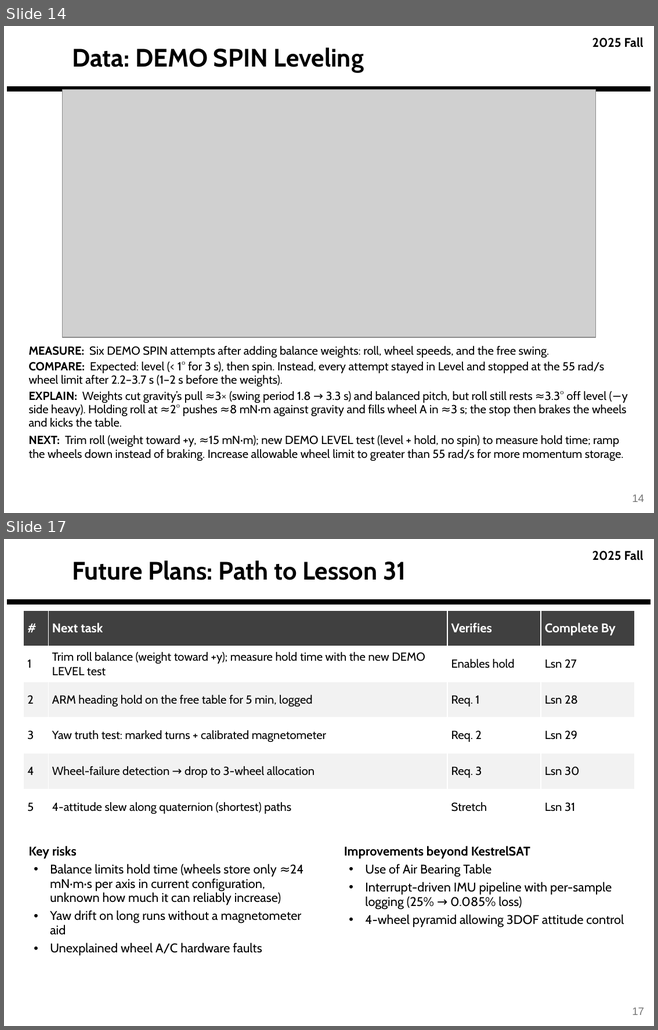
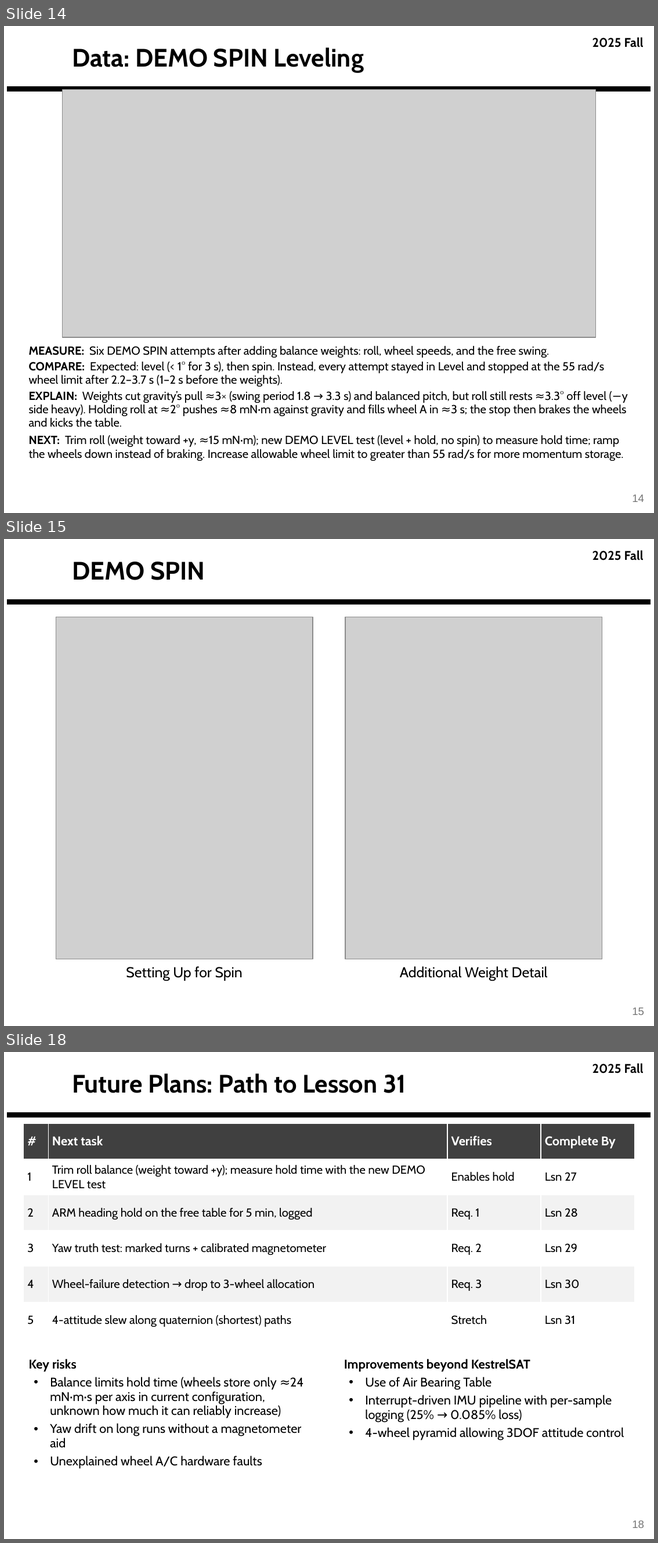
Before and after one commit to derek-weissinger-usafa/Astro-331-Lab-8, a slide deck: Reports/Astro 331 Lab 8_2_3 Body Problem_Prelim_Pres_FILLED.pptx. Shown one above the other, each under a label of ours: slides 14 and 17 before the commit, slides 14, 15 and 18 after it; the slides between them are not shown. The pictures are 658x1030 and 658x1543 pixels, drawn with LibreOffice and Linux fonts; fonts in the diff are those of the drawing; grey boxes stand for pictures; background and template pictures are left out. Boxes give left, top, right and bottom in pixels: in the first picture for what was removed or moved away, otherwise in the second. Text is boxed around its words. In the diff, an @@ line names an element or a change of style, - is before the commit and + after.

```diff
--- a/Reports/Astro 331 Lab 8_2_3 Body Problem_Prelim_Pres_FILLED.pptx
+++ b/Reports/Astro 331 Lab 8_2_3 Body Problem_Prelim_Pres_FILLED.pptx
@@ slide 15 added at [4, 539, 654, 1026], background #FFFFFF; not listed: 2 template elements that a slide beside it also shows @@
@@ title added at [72, 562, 205, 580], 28 pt, text #000000, bold @@
+DEMO SPIN
@@ picture added at [56, 617, 313, 959] @@
@@ picture added at [345, 617, 601, 959] @@
@@ text added at [126, 966, 242, 980], 16 pt, text #000000 @@
+Setting Up for Spin
@@ text added at [400, 966, 547, 980], 16 pt, text #000000 @@
+Additional Weight Detail
@@ page number added at [632, 1008, 644, 1015], 12 pt, text #757575 @@
+15
@@ what was slide 17 is now slide 18 @@
@@ page number at [632, 1521, 644, 1528]: text changed @@
-17
+18
```
Also in this commit, not shown: 5 slides changed.
